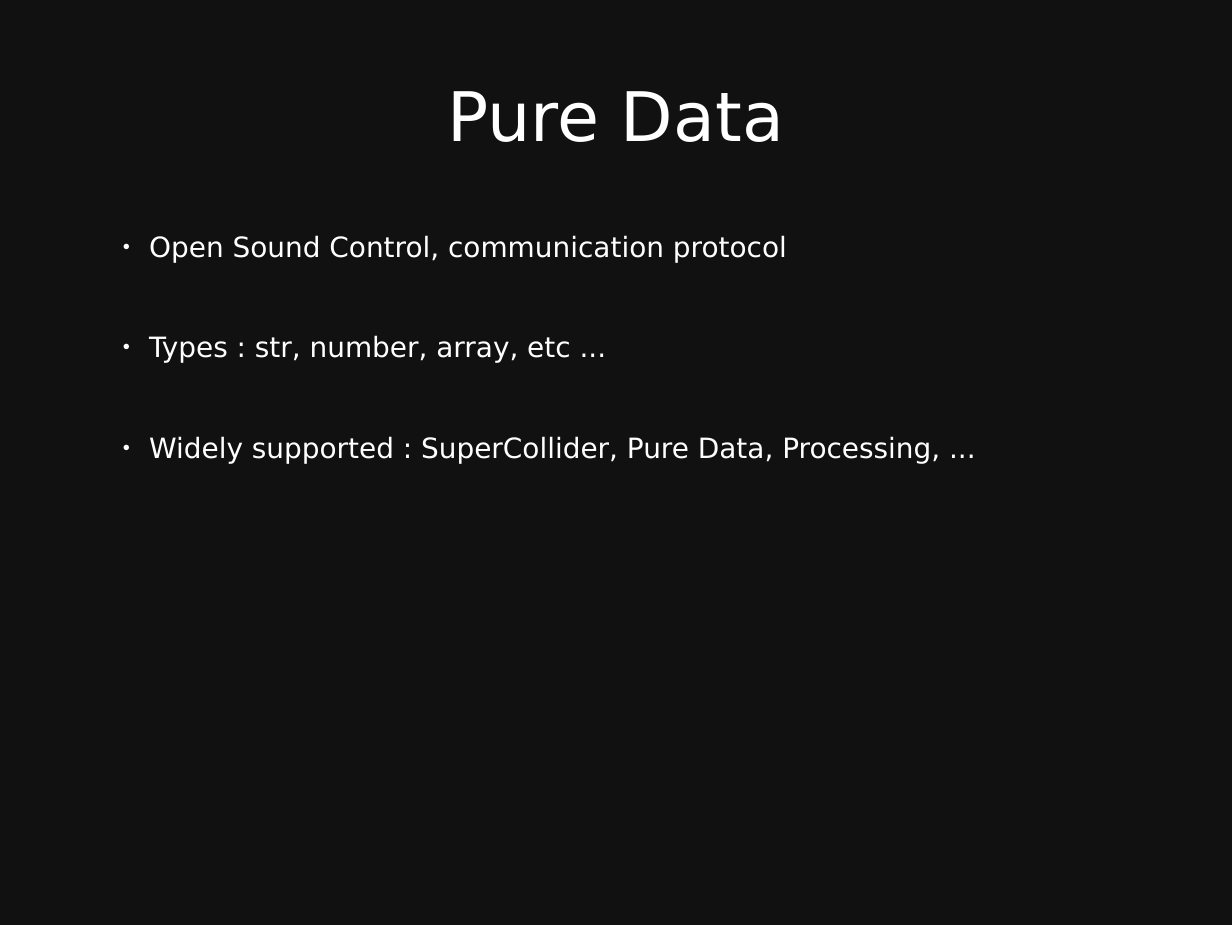
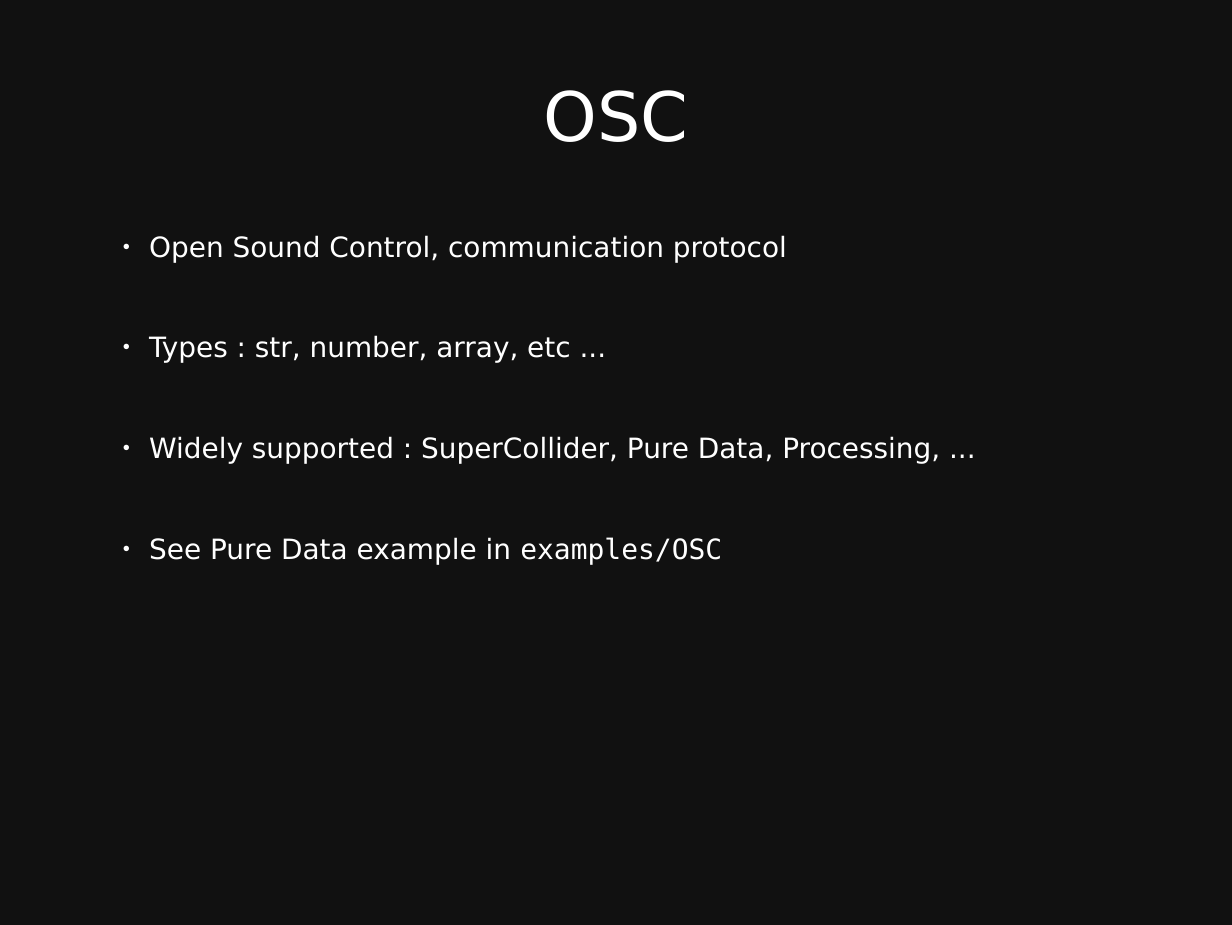
Before and after one commit to taylorbf/distributed-music-workshop, a slide deck: slide 13 of slides.odp (slide 11 before the commit). Drawn at 1232x925 pixels with LibreOffice and Linux fonts; fonts in the diff are those of the drawing. Boxes give left, top, right and bottom in pixels: in the first picture for what was removed or moved away, otherwise in the second. Text is boxed around its words. In the diff, an @@ line names an element or a change of style, - is before the commit and + after.

```diff
--- a/slides.odp
+++ b/slides.odp
@@ title at box(543, 90, 688, 142): text changed @@
-Pure Data
+OSC
@@ text at box(149, 537, 722, 565): paragraph added @@
+● See Pure Data example in examples/OSC
```
Also in this commit, not shown: 1 other slide changed, 2 slides added, 1 slide removed.
